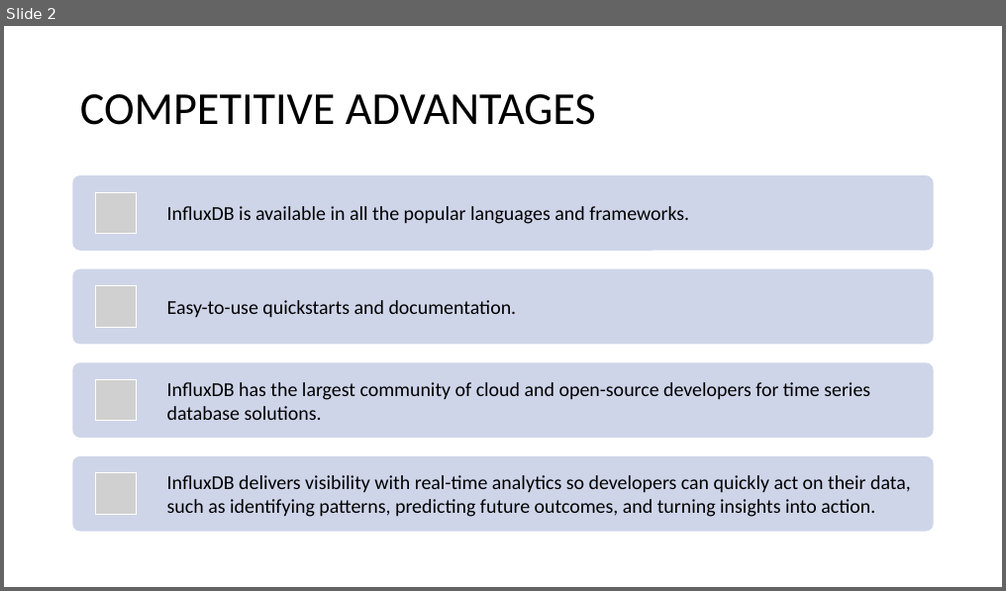
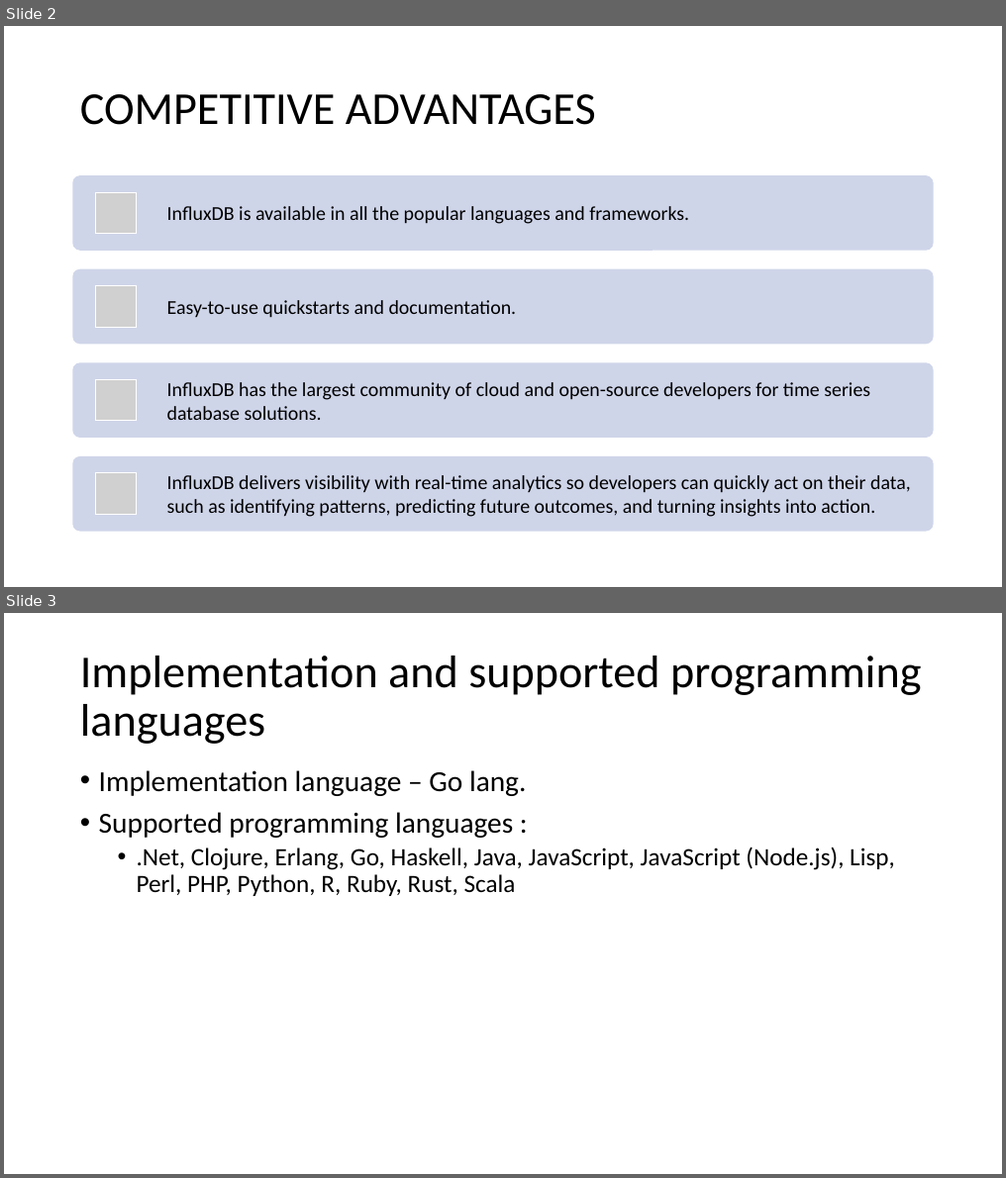
Before and after one commit to Warglaive/SaaS-MachineLearningPlatform-Research, a slide deck: Tech Stack/DatabasesComparison.pptx. Shown one above the other, each under a label of ours: slide 2 before the commit, slides 2 and 3 after it. The pictures are 1006x591 and 1006x1178 pixels, drawn with LibreOffice and Linux fonts; fonts in the diff are those of the drawing; grey boxes stand for pictures. Boxes give left, top, right and bottom in pixels: in the first picture for what was removed or moved away, otherwise in the second. Text is boxed around its words. In the diff, an @@ line names an element or a change of style, - is before the commit and + after.

```diff
--- a/Tech Stack/DatabasesComparison.pptx
+++ b/Tech Stack/DatabasesComparison.pptx
@@ slide 3 added at <box>4,613,1002,1174</box>, background #FFFFFF @@
@@ title added at <box>80,656,921,744</box>, 44 pt, text #000000 @@
+Implementation and supported programming languages
@@ text added at <box>99,770,895,896</box>, 24 pt, text #000000 @@
+• Implementation language – Go lang.
+• Supported programming languages :
+  • .Net, Clojure, Erlang, Go, Haskell, Java, JavaScript, JavaScript (Node.js), Lisp, Perl, PHP, Python, R, Ruby, Rust, Scala
```
Also in this commit, not shown: 1 slide removed.
